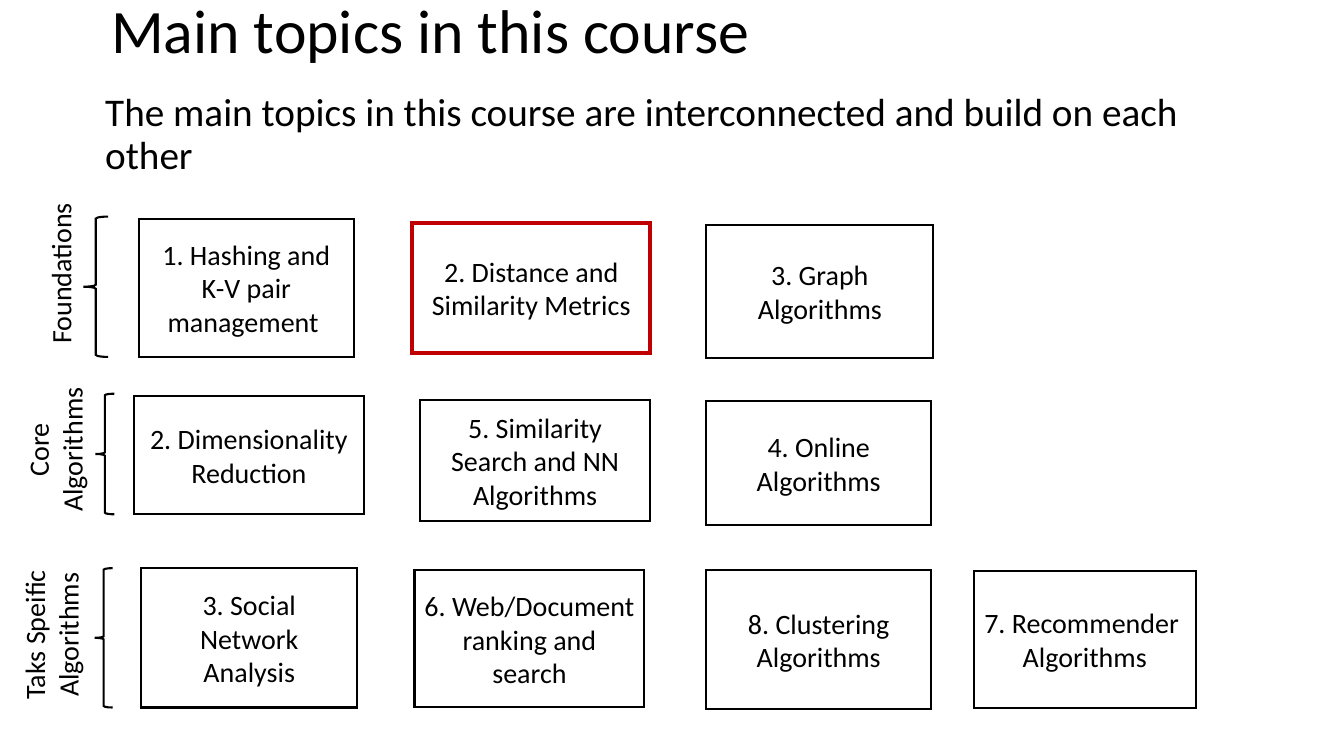
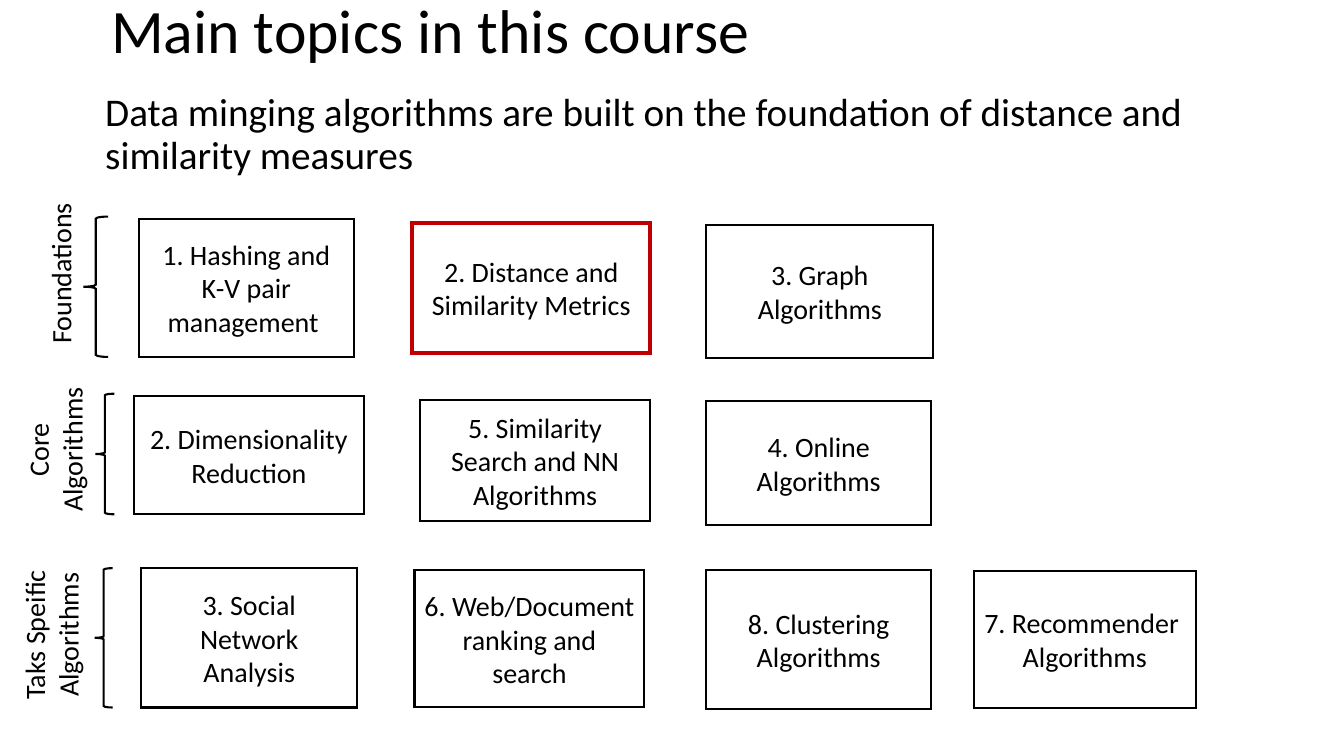
Before and after one commit to jonahneu/CSCI-E-108, a slide deck: slide 2 of slides/2_DistanceAndSimilarityMeasures.pptx. Drawn at 1344x756 pixels with LibreOffice and Linux fonts; fonts in the diff are those of the drawing. Boxes give left, top, right and bottom in pixels: in the first picture for what was removed or moved away, otherwise in the second. Text is boxed around its words. In the diff, an @@ line names an element or a change of style, - is before the commit and + after.

```diff
--- a/slides/2_DistanceAndSimilarityMeasures.pptx
+++ b/slides/2_DistanceAndSimilarityMeasures.pptx
@@ text at (105, 98, 1182, 176): text changed @@
-The main topics in this course are interconnected and build on each other
+Data minging algorithms are built on the foundation of distance and similarity measures
```
Also in this commit, not shown: 1 other file.
